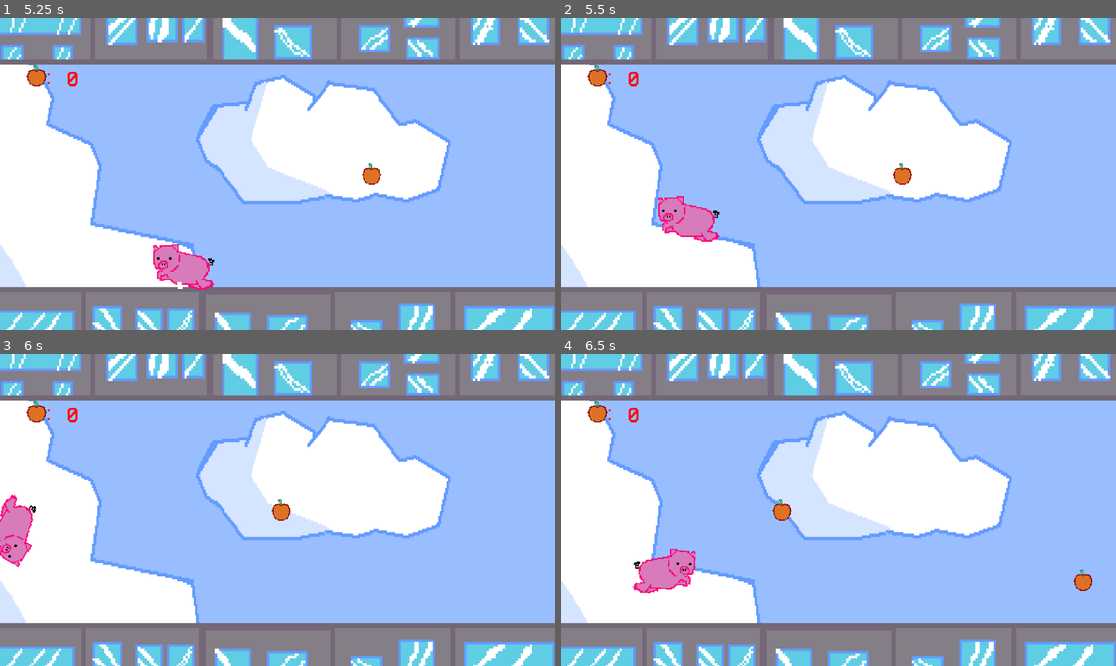
Above: before the commit, frames 1-4 (two rows, left to right).
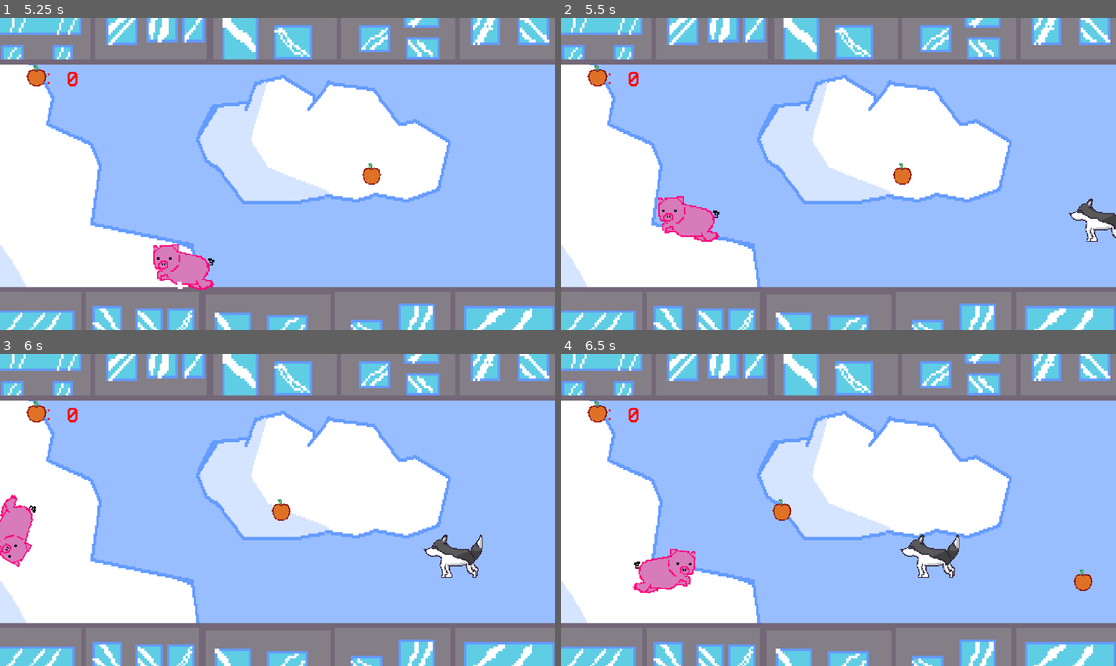
Above: after the commit, the same moments.

Repository: InkWellDen/When-Pigs-fly--In-development-
Game: Godot game, scene res://Scenes/menu.tscn
The game is run twice, just before and just after one commit, with the same random seed, the same clock (stepped at 60 frames per second) and the same inputs.
Inputs:
- Up to frame 1 (5.25 s): click "Play" at 0.5 s; tap Enter at 1.25 s; hold Right (ui_right) 1.28-2.03 s; hold Down (ui_down) 2.03-2.78 s; hold Right (ui_right) 2.78-3.53 s; hold Up (ui_up) 3.53-4.28 s; hold Left (ui_left) from 4.28 s (still down)
- Up to frame 2 (5.5 s): keep holding Left (ui_left)
- Up to frame 3 (6 s): release Left (ui_left) at 5.78 s; hold Down (ui_down) from 5.78 s (still down)
- Up to frame 4 (6.5 s): keep holding Down (ui_down)

Frame 1 is identical in both runs. In frame 2, 0.6% of the frame differs, in the area x 91-100%, y 57-72%; in frame 3, 0.7%; in frame 4, 0.7%, in the area x 61-72%, y 57-72%.

Commit message:
Added wolfs, but they arent killing you yet

Diff:
--- a/Scenes/apple.tscn
+++ b/Scenes/apple.tscn
@@ -5,7 +5,7 @@
 
 [sub_resource type="RectangleShape2D" id="RectangleShape2D_lyte0"]
 
-[node name="Apple" type="Node2D" unique_id=997479949]
+[node name="Apple" type="Node2D" unique_id=1622912336]
 scale = Vector2(1.6192493, 1.6771324)
 script = ExtResource("1_ir1en")
 
@@ -14,10 +14,9 @@
 
 [node name="Area2D" type="Area2D" parent="." unique_id=562996476]
 position = Vector2(0, 1.7887676)
-scale = Vector2(-1.1948074, 0.9486633)
+rotation = -3.1415925
+scale = Vector2(1.1948074, -0.9486633)
 collision_layer = 2
 
 [node name="CollisionShape2D" type="CollisionShape2D" parent="Area2D" unique_id=1873792662]
 shape = SubResource("RectangleShape2D_lyte0")
-
-[connection signal="body_entered" from="Area2D" to="." method="_on_area_2d_body_entered"]
--- /dev/null
+++ b/Scenes/enemy.tscn
@@ -0,0 +1,32 @@
+[gd_scene format=3 uid="uid://b2seyuo6etvu8"]
+
+[ext_resource type="Script" uid="uid://bmaklovo8hmuc" path="res://Scripts/enemy.gd" id="1_4gyqm"]
+[ext_resource type="Texture2D" uid="uid://du6hlyw2qm2et" path="res://Assets/wolf.png" id="2_qi2p4"]
+
+[sub_resource type="RectangleShape2D" id="RectangleShape2D_epg4t"]
+size = Vector2(74, 38)
+
+[sub_resource type="RectangleShape2D" id="RectangleShape2D_iifgy"]
+size = Vector2(59.442528, 32.73526)
+
+[node name="Enemy" type="CharacterBody2D" unique_id=1709232351]
+scale = Vector2(1.5218018, 2.0112371)
+collision_layer = 2
+script = ExtResource("1_4gyqm")
+
+[node name="Hurtbox" type="Area2D" parent="." unique_id=1722889410]
+position = Vector2(-12.256192, 4.698905)
+scale = Vector2(1.0627934, 1.0573043)
+collision_layer = 0
+
+[node name="CollisionShape2D" type="CollisionShape2D" parent="Hurtbox" unique_id=2097863964]
+shape = SubResource("RectangleShape2D_epg4t")
+
+[node name="Sprite2D" type="Sprite2D" parent="." unique_id=1785758022]
+texture = ExtResource("2_qi2p4")
+
+[node name="CollisionShape2D" type="CollisionShape2D" parent="." unique_id=120195624]
+position = Vector2(-3.676858, 5.783267)
+shape = SubResource("RectangleShape2D_iifgy")
+
+[connection signal="body_entered" from="Hurtbox" to="." method="_on_hurtbox_body_entered"]
--- a/Scenes/game.tscn
+++ b/Scenes/game.tscn
@@ -9,6 +9,8 @@
 [ext_resource type="Script" uid="uid://c7luce8dgbc2p" path="res://Scripts/apple_spawner.gd" id="6_i6g32"]
 [ext_resource type="Script" uid="uid://dsok32wg2gsx4" path="res://Scripts/apple.tscn.gd" id="8_h4fw4"]
 [ext_resource type="Texture2D" uid="uid://cp1tpdod616a" path="res://Assets/Appl.png" id="9_ldgsr"]
+[ext_resource type="Script" uid="uid://ci5h4qpj3qvet" path="res://Scripts/enemy_spawner.gd" id="10_ldgsr"]
+[ext_resource type="PackedScene" uid="uid://b2seyuo6etvu8" path="res://Scenes/enemy.tscn" id="11_o5yvi"]
 
 [sub_resource type="RectangleShape2D" id="RectangleShape2D_qxrlw"]
 size = Vector2(148, 967)
@@ -57,8 +59,6 @@
 [node name="Player" parent="." unique_id=1762629173 instance=ExtResource("1_qxrlw")]
 top_level = true
 position = Vector2(524, 324)
-collision_layer = 1
-collision_mask = 2
 
 [node name="StartLabel" type="Label" parent="." unique_id=1891919410]
 top_level = true
@@ -96,4 +96,8 @@
 scale = Vector2(1.7206498, 1.6800005)
 texture = ExtResource("9_ldgsr")
 
+[node name="EnemySpawner" type="Node2D" parent="." unique_id=180404875]
+script = ExtResource("10_ldgsr")
+enemy_scene = ExtResource("11_o5yvi")
+
 [connection signal="timeout" from="AppleSpawner/Timer" to="AppleSpawner" method="_on_timer_timeout"]
--- a/Scenes/player.tscn
+++ b/Scenes/player.tscn
@@ -3,17 +3,15 @@
 [ext_resource type="Script" uid="uid://b0oqb0o8godt1" path="res://Scripts/player.gd" id="1_cvnsp"]
 [ext_resource type="Texture2D" uid="uid://c8k462wumq41" path="res://Assets/Oinky.png" id="2_cvnsp"]
 
+[sub_resource type="RectangleShape2D" id="RectangleShape2D_6t5aa"]
+size = Vector2(110, 61)
+
 [sub_resource type="RectangleShape2D" id="RectangleShape2D_cvnsp"]
 size = Vector2(113, 68)
 
 [node name="Player" type="CharacterBody2D" unique_id=1762629173]
-collision_layer = 2
+collision_mask = 6
 script = ExtResource("1_cvnsp")
-
-[node name="CollisionShape2D" type="CollisionShape2D" parent="." unique_id=2029171761]
-position = Vector2(-10.5, 5)
-shape = SubResource("RectangleShape2D_cvnsp")
-one_way_collision = true
 
 [node name="Sprite2D" type="Sprite2D" parent="." unique_id=2114088257]
 position = Vector2(-10.000004, -4.999996)
@@ -32,3 +30,15 @@
 initial_velocity_max = 108.34
 scale_amount_min = 0.4
 scale_amount_max = 10.6
+
+[node name="Area2D" type="Area2D" parent="." unique_id=22889085]
+collision_mask = 4
+
+[node name="Ar" type="CollisionShape2D" parent="Area2D" unique_id=1817477349]
+position = Vector2(-10, 4)
+shape = SubResource("RectangleShape2D_6t5aa")
+
+[node name="CollisionShape2D" type="CollisionShape2D" parent="." unique_id=2029171761]
+position = Vector2(-10.5, 5)
+shape = SubResource("RectangleShape2D_cvnsp")
+one_way_collision = true
--- a/Scripts/apple.gd
+++ b/Scripts/apple.gd
@@ -9,9 +9,9 @@
 	debug_id = randi() % 10000
 	print("APPLE READY id=", debug_id, " global_pos=", global_position)
 
-	# Make sure the signal is connected
-	if $Area2D.body_entered.is_connected(_on_body_entered) == false:
-		$Area2D.body_entered.connect(_on_body_entered)
+	# Make sure the signal is connected to the correct function
+	if not $Area2D.body_entered.is_connected(_on_Area2D_body_entered):
+		$Area2D.body_entered.connect(_on_Area2D_body_entered)
 
 func _process(delta: float) -> void:
 	position.x += speed * delta
@@ -25,19 +25,12 @@
 		print("APPLE id=", debug_id, " despawned right")
 		queue_free()
 
-func _on_body_entered(body: Node) -> void:
-	print("APPLE id=", debug_id, " collided with ", body.name)
+func _on_Area2D_body_entered(body):
+	print("APPLE COLLISION:", body.name)
 
 	if body.name == "Player":
-		# Hide the apple visually
 		$Sprite2D.hide()
-
-		# Disable collision
 		$Area2D/CollisionShape2D.disabled = true
-
-		# Add to apple counter
 		Game.add_apple(1)
-
-		# Remove apple after short delay
 		await get_tree().create_timer(0.1).timeout
 		queue_free()
--- /dev/null
+++ b/Scripts/enemy.gd
@@ -0,0 +1,16 @@
+extends CharacterBody2D
+
+var speed: float = 350.0   # this gets set by the spawner
+
+func _physics_process(delta: float) -> void:
+	velocity.x = -speed
+	move_and_slide()
+
+	if global_position.x < -200:
+		remove_from_group("wolves")
+		queue_free()
+
+func _on_hurtbox_body_entered(body: Node2D) -> void:
+	if body.name == "Player":
+		remove_from_group("wolves")
+		queue_free()
--- /dev/null
+++ b/Scripts/enemy_spawner.gd
@@ -0,0 +1,42 @@
+extends Node2D
+
+@export var enemy_scene: PackedScene
+@export var spawn_interval: float = 4.0
+
+var timer: Timer
+
+var current_speed: float = 350.0
+var speed_increase: float = 5.0
+var max_speed: float = 600.0
+
+func _ready() -> void:
+	timer = Timer.new()
+	timer.wait_time = spawn_interval
+	timer.one_shot = false
+	add_child(timer)
+	timer.timeout.connect(_spawn_enemy)
+	timer.start()
+
+func start_spawning() -> void:
+	if timer:
+		timer.start()
+
+func stop_spawning() -> void:
+	if timer:
+		timer.stop()
+
+func _spawn_enemy() -> void:
+	if get_tree().get_nodes_in_group("wolves").size() > 0:
+		return
+
+	var e = enemy_scene.instantiate()
+	add_child(e)
+	e.add_to_group("wolves")
+
+	e.speed = current_speed
+
+	current_speed += speed_increase
+	if current_speed > max_speed:
+		current_speed = max_speed
+
+	e.global_position = Vector2(1200, randf_range(150, 500))
--- a/Scripts/maingame.gd
+++ b/Scripts/maingame.gd
@@ -8,6 +8,7 @@
 
 @onready var player := $Player
 @onready var spawner := $AppleSpawner
+@onready var enemy_spawner := $EnemySpawner   # <-- NEW
 @onready var start_label := $StartLabel
 
 func _ready() -> void:
@@ -15,11 +16,17 @@
 	apples_reserved = 0
 	emit_signal("apples_changed", apples)
 
-	# DO NOT start spawning here
+	# Stop apple spawner until game starts
 	if spawner:
 		spawner.stop_spawning()
 	else:
 		push_error("AppleSpawner node not found at path: $AppleSpawner")
+
+	# Stop enemy spawner until game starts
+	if enemy_spawner:
+		enemy_spawner.stop_spawning()
+	else:
+		push_error("EnemySpawner node not found at path: $EnemySpawner")
 
 func _unhandled_input(event: InputEvent) -> void:
 	if game_started:
@@ -36,6 +43,9 @@
 
 		if spawner:
 			spawner.start_spawning()
+
+		if enemy_spawner:
+			enemy_spawner.start_spawning()   # <-- ENEMIES BEGIN HERE
 
 func add_apple(count: int = 1) -> void:
 	apples += max(0, count)
Not shown, added: Scripts/enemy.gd.uid
Not shown, added: Scripts/enemy_spawner.gd.uid
